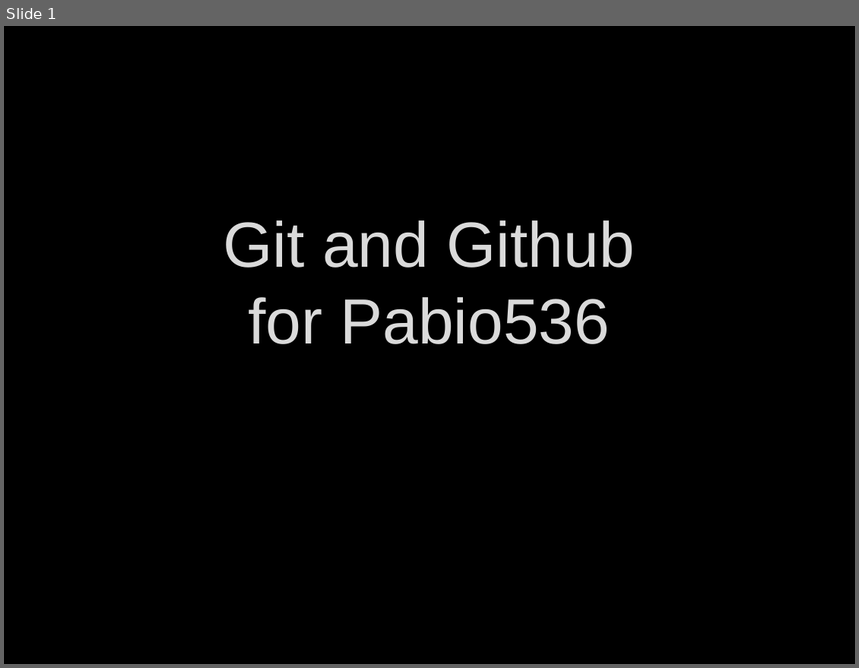
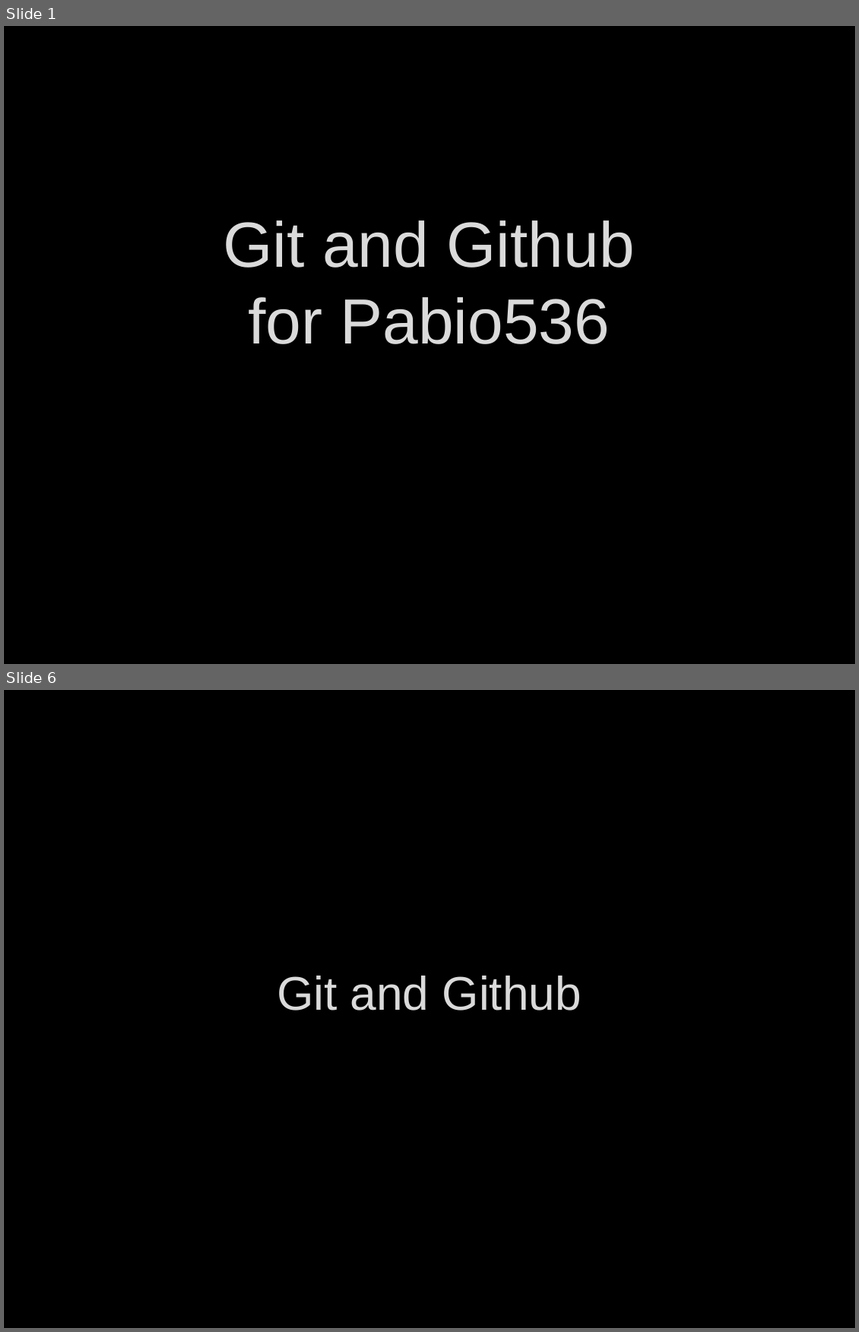
Before and after one commit to fdmast/Pabio536, a slide deck: C1_Introduction/ClassOne.GithubIntro.pptx. Shown one above the other, each under a label of ours: slide 1 before the commit, slides 1 and 6 after it; the slides between them are not shown. The pictures are 859x668 and 859x1332 pixels, drawn with LibreOffice and Linux fonts; fonts in the diff are those of the drawing; background and template pictures are left out. Boxes give left, top, right and bottom in pixels: in the first picture for what was removed or moved away, otherwise in the second. Text is boxed around its words. In the diff, an @@ line names an element or a change of style, - is before the commit and + after.

```diff
--- a/C1_Introduction/ClassOne.GithubIntro.pptx
+++ b/C1_Introduction/ClassOne.GithubIntro.pptx
@@ slide 6 added at <box>4,690,855,1328</box>, background picture (left out) @@
@@ title added at <box>277,976,582,1011</box>, 40 pt, text #DADADA @@
+Git and Github
```
Also in this commit, not shown: 2 slides changed, 9 other slides added, 11 slides removed, 5 other files.
